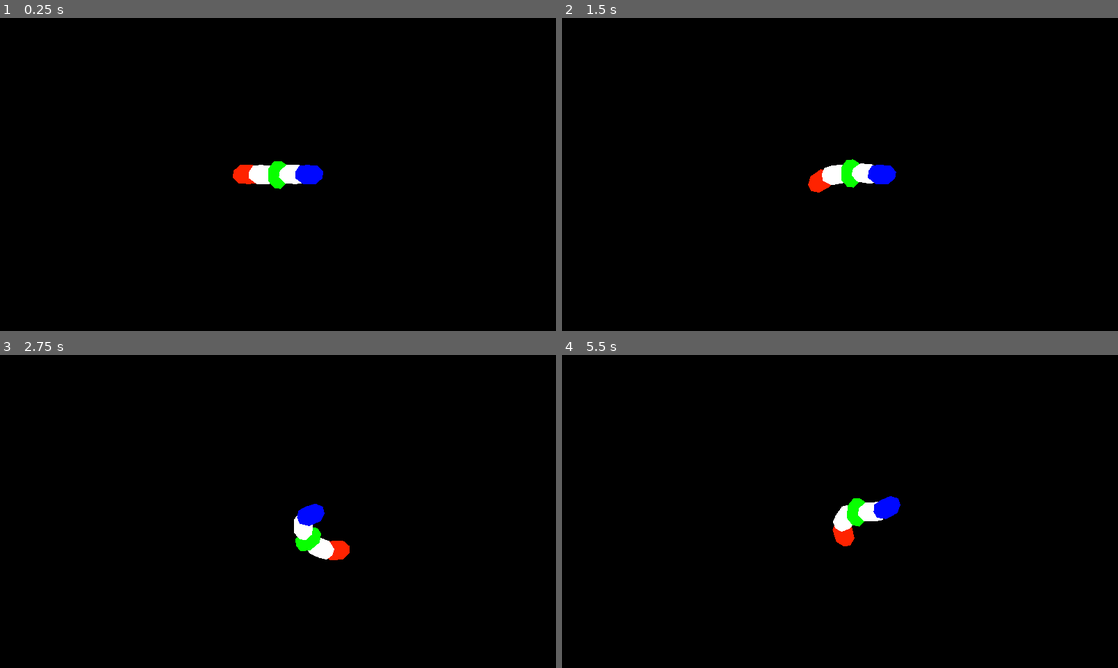
Above: before the commit, frames 1-4 (two rows, left to right).
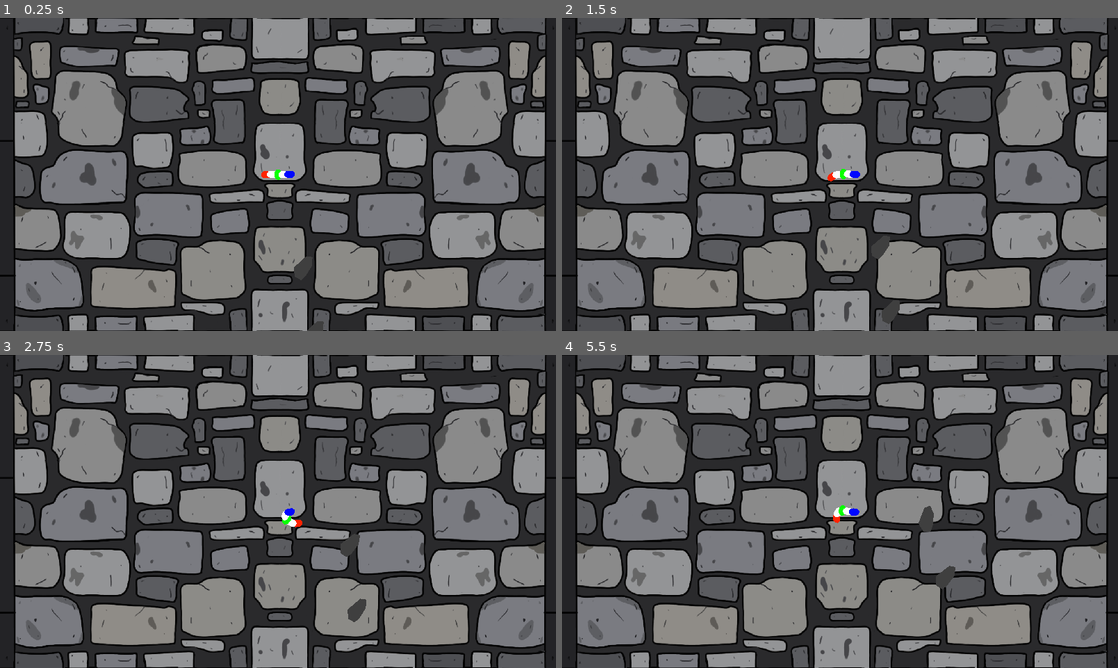
Above: after the commit, the same moments.

Repository: rmonthil-game-jams/global-game-jam-2024
Game: Godot game, scene res://modules/remi/game/game.tscn
Same seed, same stepped clock (60 frames per second), same inputs: the game is played once before the commit and once after it.
Inputs:
- Up to frame 1 (0.25 s): no input
- Up to frame 2 (1.5 s): tap Enter at 0.5 s; hold D 0.53-1.28 s; tap X at 0.6 s; tap C at 0.8, 1.35 s; hold S from 1.28 s (still down)
- Up to frame 3 (2.75 s): tap O at 1.55, 2.1 s; release S at 2.03 s; hold D from 2.03 s (still down); tap P at 2.3 s
- Up to frame 4 (5.5 s): release D at 2.78 s; hold W 2.78-3.53 s; tap P at 2.85, 5.3 s; tap X at 3.05, 3.6 s; hold A 3.53-5.03 s; tap C at 3.8, 4.35 s; tap O at 4.55, 5.1 s; hold S from 5.03 s (still down)

The runs differ from the first frame. In frame 1, 90% of the frame differs, in the area x 0-100%, y 0-100%; in frame 2, 90%; in frame 3, 90%; in frame 4, 90%.
Error before the commit: Attempt to call function 'start' in base 'null instance' on a null instance. (res://modules/remi/player/player_keyboard_left.gd:101)

Commit message:
it is time to sleep

Diff:
--- a/modules/remi/game/game.gd
+++ b/modules/remi/game/game.gd
@@ -1 +1,4 @@
 extends Node
+
+func _ready():
+	randomize()
--- a/modules/remi/game/game.tscn
+++ b/modules/remi/game/game.tscn
@@ -1,12 +1,21 @@
-[gd_scene load_steps=5 format=3 uid="uid://bfo0n2gerr7h2"]
+[gd_scene load_steps=8 format=3 uid="uid://bfo0n2gerr7h2"]
 
 [ext_resource type="Script" path="res://modules/remi/game/game.gd" id="1_uo4oq"]
+[ext_resource type="PackedScene" uid="uid://qnm1p2evqemy" path="res://modules/remi/walker/walk_path_spawner.tscn" id="2_mmp50"]
 [ext_resource type="PackedScene" uid="uid://ds80bewvipu15" path="res://modules/remi/player/player_keyboard_left.tscn" id="2_nkp6u"]
 [ext_resource type="PackedScene" uid="uid://b7friuadtnkwy" path="res://modules/remi/pigeon/pigeon.tscn" id="2_vruvg"]
 [ext_resource type="PackedScene" uid="uid://b6eqmsu57y3fm" path="res://modules/remi/player/player_keyboard_right.tscn" id="3_aaxfp"]
+[ext_resource type="PackedScene" uid="uid://q1vay7y3lhcb" path="res://modules/remi/walker_instances/basic/walk_path_basic.tscn" id="3_bewwp"]
+[ext_resource type="Texture2D" uid="uid://c6sqkrdec82wh" path="res://assets/background.png" id="6_mdnv1"]
 
 [node name="Game" type="Node"]
 script = ExtResource("1_uo4oq")
+
+[node name="Processes" type="Node" parent="."]
+
+[node name="WalkPathSpawner" parent="Processes" instance=ExtResource("2_mmp50")]
+world_path = NodePath("../../World")
+walker_scenes = Array[PackedScene]([ExtResource("3_bewwp")])
 
 [node name="Players" type="Node" parent="."]
 
@@ -16,6 +25,11 @@
 [node name="PlayerKeyboardRight" parent="Players" instance=ExtResource("3_aaxfp")]
 pigeon_path = NodePath("../../World/Pigeon")
 
+[node name="Back" type="Node2D" parent="."]
+
+[node name="Sprite2D" type="Sprite2D" parent="Back"]
+texture = ExtResource("6_mdnv1")
+
 [node name="World" type="Node2D" parent="."]
 
 [node name="Pigeon" parent="World" instance=ExtResource("2_vruvg")]
@@ -23,4 +37,4 @@
 [node name="Env" type="Node2D" parent="."]
 
 [node name="Camera2D" type="Camera2D" parent="Env"]
-zoom = Vector2(2, 2)
+zoom = Vector2(0.75, 0.75)
--- a/modules/remi/pigeon/pigeon.gd
+++ b/modules/remi/pigeon/pigeon.gd
@@ -1,4 +1,27 @@
 extends Node2D
+
+const REACTION_TIME: float = 0.25
+
+@onready var player_keyboard_left: Node = get_tree().root.get_node("Game/Players/PlayerKeyboardLeft")
+@onready var player_keyboard_right: Node = get_tree().root.get_node("Game/Players/PlayerKeyboardRight")
+
+var state_left: String = "idle"
+var state_right: String = "idle"
+
+func stun_left():
+	state_left = "stunned"
+	$TimerStunLeft.start()
+
+func stun_right():
+	state_right = "stunned"
+	$TimerStunRight.start()
+
+func die():
+	player_keyboard_left.queue_free()
+	player_keyboard_right.queue_free()
+	queue_free()
+
+# internal
 
 func _ready():
 	for a in get_children():
@@ -6,3 +29,28 @@
 			for b in get_children():
 				if b is RigidBody2D:
 					a.add_collision_exception_with(b)
+
+func _physics_process(delta: float):
+	$Body.apply_impulse(-$Body.mass * $Body.linear_velocity * delta / REACTION_TIME)
+
+# timer callbacks
+
+func _on_time_stun_left_timeout():
+	state_left = "idle"
+
+func _on_time_stun_right_timeout():
+	state_right = "idle"
+
+func _on_time_hit_right_cooldown_timeout():
+	state_right = "idle"
+
+func _on_time_hit_left_cooldown_timeout():
+	state_left = "idle"
+
+func _on_timer_hit_right_timeout():
+	state_right = "cooling"
+	$TimerHitRightCooldown.start()
+
+func _on_timer_hit_left_timeout():
+	state_left = "cooling"
+	$TimerHitLeftCooldown.start()
--- a/modules/remi/pigeon/pigeon.tscn
+++ b/modules/remi/pigeon/pigeon.tscn
@@ -14,6 +14,8 @@
 [node name="ForearmLeft" type="RigidBody2D" parent="."]
 position = Vector2(-32, 0)
 rotation = 1.5708
+collision_layer = 4
+collision_mask = 8
 
 [node name="CollisionShape2D" type="CollisionShape2D" parent="ForearmLeft"]
 shape = SubResource("CapsuleShape2D_kcqlp")
@@ -28,6 +30,8 @@
 [node name="ArmLeft" type="RigidBody2D" parent="."]
 position = Vector2(-16, 0)
 rotation = -1.5708
+collision_layer = 0
+collision_mask = 8
 
 [node name="CollisionShape2D" type="CollisionShape2D" parent="ArmLeft"]
 shape = SubResource("CapsuleShape2D_4p63o")
@@ -36,6 +40,8 @@
 polygon = PackedVector2Array(3, -14, 9, -10, 10, -2, 9, 9, 3, 15, -4, 14, -10, 7, -10, -6, -4, -14)
 
 [node name="Body" type="RigidBody2D" parent="."]
+collision_layer = 2
+collision_mask = 8
 
 [node name="CollisionShape2D" type="CollisionShape2D" parent="Body"]
 shape = SubResource("CapsuleShape2D_nttcv")
@@ -47,6 +53,8 @@
 [node name="ArmRight" type="RigidBody2D" parent="."]
 position = Vector2(16, 0)
 rotation = 1.5708
+collision_layer = 0
+collision_mask = 8
 
 [node name="CollisionShape2D" type="CollisionShape2D" parent="ArmRight"]
 shape = SubResource("CapsuleShape2D_4p63o")
@@ -57,6 +65,8 @@
 [node name="ForearmRight" type="RigidBody2D" parent="."]
 position = Vector2(32, 0)
 rotation = -1.5708
+collision_layer = 4
+collision_mask = 8
 
 [node name="CollisionShape2D" type="CollisionShape2D" parent="ForearmRight"]
 shape = SubResource("CapsuleShape2D_kcqlp")
@@ -87,3 +97,25 @@
 position = Vector2(24, 0)
 node_a = NodePath("../ArmRight")
 node_b = NodePath("../ForearmRight")
+
+[node name="TimerHitLeft" type="Timer" parent="."]
+
+[node name="TimerHitRight" type="Timer" parent="."]
+
+[node name="TimerHitLeftCooldown" type="Timer" parent="."]
+
+[node name="TimerHitRightCooldown" type="Timer" parent="."]
+one_shot = true
+
+[node name="TimerStunLeft" type="Timer" parent="."]
+one_shot = true
+
+[node name="TimerStunRight" type="Timer" parent="."]
+one_shot = true
+
+[connection signal="timeout" from="TimerHitLeft" to="." method="_on_timer_hit_left_timeout"]
+[connection signal="timeout" from="TimerHitRight" to="." method="_on_timer_hit_right_timeout"]
+[connection signal="timeout" from="TimerHitLeftCooldown" to="." method="_on_time_hit_left_cooldown_timeout"]
+[connection signal="timeout" from="TimerHitRightCooldown" to="." method="_on_time_hit_right_cooldown_timeout"]
+[connection signal="timeout" from="TimerStunLeft" to="." method="_on_time_stun_left_timeout"]
+[connection signal="timeout" from="TimerStunRight" to="." method="_on_time_stun_right_timeout"]
--- a/modules/remi/player/player_keyboard_left.gd
+++ b/modules/remi/player/player_keyboard_left.gd
@@ -5,21 +5,11 @@
 const TARGET_VELOCITY: float = 128.0
 const REACTION_TIME: float = 0.25
 
-# to set
-
 @export_node_path("Node2D") var pigeon_path: NodePath
-
-# external signals
-
-signal hold_pressed
-signal hold_released
-signal hit_pressed
-signal hit_released
 
 # internal
 
 var direction: Vector2 = Vector2.ZERO
-var state: StringName = "idle"
 
 var pigeon: Node2D
 var pigeon_body: RigidBody2D
@@ -58,26 +48,23 @@
 						direction.y -= 1.0
 				KEY_X:
 					if event.pressed:
-						if state == "idle":
-							hold_pressed.emit()
-							state = "holding"
+						if pigeon.state_left == "idle":
+							pigeon.state_left = "holding"
 							pigeon_forearm.freeze = true
 					else:
-						if state == "holding":
-							hold_released.emit()
-							state = "idle"
+						if pigeon.state_left == "holding":
+							pigeon.state_left = "idle"
 							pigeon_forearm.freeze = false
 				KEY_C:
 					if event.pressed:
-						if state == "idle":
-							hit_pressed.emit()
-							state = "hitting"
-							$TimerHit.start()
+						if pigeon.state_left == "idle":
+							pigeon.state_left = "hitting"
+							pigeon.get_node("TimerHitLeft").start()
 
 func _physics_process(delta: float):
 	if direction:
 		var impulse: Vector2 = _get_velocity_control_impulse(direction, delta)
-		match state:
+		match pigeon.state_left:
 			"idle":
 				pigeon_forearm.apply_impulse(impulse, pigeon_impulse_anchor.global_position - pigeon_forearm.global_position)
 				pigeon_body.apply_impulse(-0.5*impulse)
@@ -95,10 +82,3 @@
 
 func _get_velocity_control_impulse(direction: Vector2, delta: float) -> Vector2:
 	return pigeon_forearm.mass * (direction * TARGET_VELOCITY - pigeon_forearm.linear_velocity) * delta / REACTION_TIME
-
-func _on_timer_hit_timeout():
-	state = "cooling"
-	$TimerHitCooldown.start()
-
-func _on_time_hit_cooldown_timeout():
-	state = "idle"
--- a/modules/remi/player/player_keyboard_left.tscn
+++ b/modules/remi/player/player_keyboard_left.tscn
@@ -4,10 +4,3 @@
 
 [node name="PlayerKeyboardLeft" type="Node"]
 script = ExtResource("1_pjs8c")
-
-[node name="TimerHit" type="Timer" parent="."]
-
-[node name="TimeHitCooldown" type="Timer" parent="."]
-
-[connection signal="timeout" from="TimerHit" to="." method="_on_timer_hit_timeout"]
-[connection signal="timeout" from="TimeHitCooldown" to="." method="_on_time_hit_cooldown_timeout"]
--- a/modules/remi/player/player_keyboard_right.gd
+++ b/modules/remi/player/player_keyboard_right.gd
@@ -9,17 +9,9 @@
 
 @export_node_path("Node2D") var pigeon_path: NodePath
 
-# external signals
-
-signal hold_pressed
-signal hold_released
-signal hit_pressed
-signal hit_released
-
 # internal
 
 var direction: Vector2 = Vector2.ZERO
-var state: StringName = "idle"
 
 var pigeon: Node2D
 var pigeon_body: RigidBody2D
@@ -58,26 +50,23 @@
 						direction.y -= 1.0
 				KEY_O:
 					if event.pressed:
-						if state == "idle":
-							hold_pressed.emit()
-							state = "holding"
+						if pigeon.state_right == "idle":
+							pigeon.state_right = "holding"
 							pigeon_forearm.freeze = true
 					else:
-						if state == "holding":
-							hold_released.emit()
-							state = "idle"
+						if pigeon.state_right == "holding":
+							pigeon.state_right = "idle"
 							pigeon_forearm.freeze = false
 				KEY_P:
 					if event.pressed:
-						if state == "idle":
-							hit_pressed.emit()
-							state = "hitting"
-							$TimerHit.start()
+						if pigeon.state_right == "idle":
+							pigeon.state_right = "hitting"
+							pigeon.get_node("TimerHitRight").start()
 
 func _physics_process(delta: float):
 	if direction:
 		var impulse: Vector2 = _get_velocity_control_impulse(direction, delta)
-		match state:
+		match pigeon.state_right:
 			"idle":
 				pigeon_forearm.apply_impulse(impulse, pigeon_impulse_anchor.global_position - pigeon_forearm.global_position)
 				pigeon_body.apply_impulse(-0.5*impulse)
@@ -88,17 +77,10 @@
 				pigeon_forearm.apply_impulse(impulse, pigeon_impulse_anchor.global_position - pigeon_forearm.global_position)
 				pigeon_body.apply_impulse(-0.5*impulse)
 			"holding":
-				pigeon_body.apply_impulse(-0.5*impulse)
+				pigeon_body.apply_impulse(-impulse)
 	else:
 		var impulse: Vector2 = _get_velocity_control_impulse(Vector2.ZERO, delta)
 		pigeon_forearm.apply_impulse(0.5 * impulse)
 
 func _get_velocity_control_impulse(direction: Vector2, delta: float) -> Vector2:
 	return pigeon_forearm.mass * (direction * TARGET_VELOCITY - pigeon_forearm.linear_velocity) * delta / REACTION_TIME
-
-func _on_timer_hit_timeout():
-	state = "cooling"
-	$TimerHitCooldown.start()
-
-func _on_time_hit_cooldown_timeout():
-	state = "idle"
--- /dev/null
+++ b/modules/remi/walker/foot.gd
@@ -0,0 +1,33 @@
+extends Node2D
+
+func _ready():
+	# TODO: WEAK POINTS
+	pass
+
+func start_step():
+	# activating FootShadow
+	$FootShadow.show()
+	# deactivating FootBody
+	$FootBody.process_mode = Node.PROCESS_MODE_DISABLED
+	$FootBody.hide()
+
+func end_step():
+	# check if pigeon is inside
+	var overlapping_bodies: Array = $FootShadow.get_overlapping_bodies()
+	if overlapping_bodies.is_empty():
+		# deactivating FootShadow
+		$FootShadow.hide()
+		# activating FootBody
+		$FootBody.show()
+		$FootBody.process_mode = Node.PROCESS_MODE_INHERIT
+	else:
+		for body in overlapping_bodies:
+			match body.name:
+				"ForearmLeft":
+					body.get_parent().stun_left()
+				"ForearmRight":
+					body.get_parent().stun_right()
+				"Body":
+					body.get_parent().die()
+				_:
+					push_error("body name not recognised")
--- /dev/null
+++ b/modules/remi/walker/foot.tscn
@@ -0,0 +1,27 @@
+[gd_scene load_steps=4 format=3 uid="uid://bo5es8oypmu38"]
+
+[ext_resource type="Script" path="res://modules/remi/walker/foot.gd" id="1_r6ydk"]
+[ext_resource type="PackedScene" uid="uid://bjhvvs1wqhrd8" path="res://modules/remi/walker/foot_shadow.tscn" id="2_6smw6"]
+[ext_resource type="PackedScene" uid="uid://bmg6ks0msnwjj" path="res://modules/remi/walker/foot_body.tscn" id="3_esohx"]
+
+[node name="Foot" type="Node2D"]
+script = ExtResource("1_r6ydk")
+
+[node name="FootShadow" parent="." instance=ExtResource("2_6smw6")]
+collision_layer = 16
+collision_mask = 2
+
+[node name="Polygon2D" type="Polygon2D" parent="FootShadow"]
+color = Color(0.25, 0.25, 0.25, 1)
+polygon = PackedVector2Array(-11.7298, 14.1567, -14.5923, -5.66267, 4.91592, -22.5573, 50.0306, -12.7254, 58.4935, 2.55132, 37.6163, 15.5568, 4.66702, 17.6414)
+
+[node name="WeakPoints" type="Node2D" parent="FootShadow"]
+
+[node name="FootBody" parent="." instance=ExtResource("3_esohx")]
+collision_layer = 8
+collision_mask = 6
+
+[node name="Polygon2D" type="Polygon2D" parent="FootBody"]
+polygon = PackedVector2Array(-11.7298, 14.1567, -14.5923, -5.66267, 4.91592, -22.5573, 50.0306, -12.7254, 58.4935, 2.55132, 37.6163, 15.5568, 4.66702, 17.6414)
+
+[node name="WeakPoints" type="Node2D" parent="FootBody"]
--- /dev/null
+++ b/modules/remi/walker/foot_body.gd
@@ -0,0 +1,11 @@
+extends StaticBody2D
+
+
+# Called when the node enters the scene tree for the first time.
+func _ready():
+	pass # Replace with function body.
+
+
+# Called every frame. 'delta' is the elapsed time since the previous frame.
+func _process(delta):
+	pass
--- /dev/null
+++ b/modules/remi/walker/foot_body.tscn
@@ -0,0 +1,6 @@
+[gd_scene load_steps=2 format=3 uid="uid://bmg6ks0msnwjj"]
+
+[ext_resource type="Script" path="res://modules/remi/walker/foot_body.gd" id="1_rfo4b"]
+
+[node name="FootBody" type="StaticBody2D"]
+script = ExtResource("1_rfo4b")
--- /dev/null
+++ b/modules/remi/walker/foot_body_weak_point.gd
@@ -0,0 +1,11 @@
+extends Area2D
+
+
+# Called when the node enters the scene tree for the first time.
+func _ready():
+	pass # Replace with function body.
+
+
+# Called every frame. 'delta' is the elapsed time since the previous frame.
+func _process(delta):
+	pass
--- /dev/null
+++ b/modules/remi/walker/foot_body_weak_point.tscn
@@ -0,0 +1,6 @@
+[gd_scene load_steps=2 format=3 uid="uid://b78oxskvwpb5c"]
+
+[ext_resource type="Script" path="res://modules/remi/walker/foot_body_weak_point.gd" id="1_xj1e1"]
+
+[node name="FootWeakPoint" type="Area2D"]
+script = ExtResource("1_xj1e1")
--- /dev/null
+++ b/modules/remi/walker/foot_shadow.gd
@@ -0,0 +1 @@
+extends Area2D
--- /dev/null
+++ b/modules/remi/walker/foot_shadow.tscn
@@ -0,0 +1,6 @@
+[gd_scene load_steps=2 format=3 uid="uid://bjhvvs1wqhrd8"]
+
+[ext_resource type="Script" path="res://modules/remi/walker/foot_shadow.gd" id="1_ny2h2"]
+
+[node name="FootShadow" type="Area2D"]
+script = ExtResource("1_ny2h2")
--- /dev/null
+++ b/modules/remi/walker/foot_shadow_weak_point.gd
@@ -0,0 +1,11 @@
+extends Area2D
+
+
+# Called when the node enters the scene tree for the first time.
+func _ready():
+	pass # Replace with function body.
+
+
+# Called every frame. 'delta' is the elapsed time since the previous frame.
+func _process(delta):
+	pass
--- /dev/null
+++ b/modules/remi/walker/foot_shadow_weak_point.tscn
@@ -0,0 +1,6 @@
+[gd_scene load_steps=2 format=3 uid="uid://dlw3agd05u32h"]
+
+[ext_resource type="Script" path="res://modules/remi/walker/foot_shadow.gd" id="1_usq3g"]
+
+[node name="Shadow" type="Area2D"]
+script = ExtResource("1_usq3g")
--- /dev/null
+++ b/modules/remi/walker/walk_path.gd
@@ -0,0 +1,42 @@
+extends Node2D
+
+# parameters
+
+@export var LENGTH_INTERVAL: float
+@export var TIME_INTERVAL: float
+
+@onready var is_left_first: bool = randf_range(0.0, 1.0) <= 0.5
+
+func _ready():
+	if is_left_first:
+		$Path2D/PathFollow2DLeft.progress += 0.5 * LENGTH_INTERVAL
+	else:
+		$Path2D/PathFollow2DRight.progress += 0.5 * LENGTH_INTERVAL
+	# start to walk
+	_walk.call_deferred()
+
+func _walk():
+	while($Path2D/PathFollow2DLeft.progress_ratio < 1.0 and $Path2D/PathFollow2DRight.progress_ratio < 1.0):
+		var tween: Tween
+		if is_left_first:
+			tween = create_tween()
+			tween.tween_callback($Path2D/PathFollow2DRight.get_child(0).start_step)
+			tween.tween_property($Path2D/PathFollow2DRight, "progress", $Path2D/PathFollow2DRight.progress + LENGTH_INTERVAL, TIME_INTERVAL).set_ease(Tween.EASE_IN_OUT).set_trans(Tween.TRANS_QUAD)
+			tween.tween_callback($Path2D/PathFollow2DRight.get_child(0).end_step)
+			tween = create_tween()
+			tween.tween_callback($Path2D/PathFollow2DLeft.get_child(0).start_step)
+			tween.tween_property($Path2D/PathFollow2DLeft, "progress", $Path2D/PathFollow2DLeft.progress + LENGTH_INTERVAL, TIME_INTERVAL).set_ease(Tween.EASE_IN_OUT).set_trans(Tween.TRANS_QUAD)
+			tween.tween_callback($Path2D/PathFollow2DLeft.get_child(0).end_step)
+			await tween.finished
+		else:
+			tween = create_tween()
+			tween.tween_callback($Path2D/PathFollow2DLeft.get_child(0).start_step)
+			tween.tween_property($Path2D/PathFollow2DLeft, "progress", $Path2D/PathFollow2DLeft.progress + LENGTH_INTERVAL, TIME_INTERVAL).set_ease(Tween.EASE_IN_OUT).set_trans(Tween.TRANS_QUAD)
+			tween.tween_callback($Path2D/PathFollow2DLeft.get_child(0).end_step)
+			await tween.finished
+			tween = create_tween()
+			tween.tween_callback($Path2D/PathFollow2DRight.get_child(0).start_step)
+			tween.tween_property($Path2D/PathFollow2DRight, "progress", $Path2D/PathFollow2DRight.progress + LENGTH_INTERVAL, TIME_INTERVAL).set_ease(Tween.EASE_IN_OUT).set_trans(Tween.TRANS_QUAD)
+			tween.tween_callback($Path2D/PathFollow2DRight.get_child(0).end_step)
+			await tween.finished
+	queue_free()
--- /dev/null
+++ b/modules/remi/walker/walk_path.tscn
@@ -0,0 +1,32 @@
+[gd_scene load_steps=3 format=3 uid="uid://d0jbi2nl0tj8w"]
+
+[ext_resource type="Script" path="res://modules/remi/walker/walk_path.gd" id="1_7m72w"]
+
+[sub_resource type="Curve2D" id="Curve2D_4qr7t"]
+resource_local_to_scene = true
+_data = {
+"points": PackedVector2Array(0, 0, 0, 0, 36, 291, -99.9322, 106.898, 99.9322, -106.898, 84, 105, 210, 240, -210, -240, 134, -262, -246, -284, 246, 284, -204, 358)
+}
+point_count = 4
+
+[node name="WalkPath" type="Node2D"]
+script = ExtResource("1_7m72w")
+LENGTH_INTERVAL = 256.0
+TIME_INTERVAL = 1.0
+
+[node name="Path2D" type="Path2D" parent="."]
+curve = SubResource("Curve2D_4qr7t")
+
+[node name="PathFollow2DLeft" type="PathFollow2D" parent="Path2D"]
+position = Vector2(-25.9697, 275.008)
+rotation = -1.31824
+v_offset = -64.0
+loop = false
+
+[node name="PathFollow2DRight" type="PathFollow2D" parent="Path2D"]
+position = Vector2(97.9697, 306.992)
+rotation = -1.31824
+v_offset = 64.0
+loop = false
+
+[node name="Camera2D" type="Camera2D" parent="."]
--- /dev/null
+++ b/modules/remi/walker/walk_path_spawner.gd
@@ -0,0 +1,10 @@
+extends Node
+
+@export_node_path("Node2D") var world_path: NodePath
+@export var walker_scenes: Array[PackedScene]
+
+func _ready():
+	_on_timer_timeout()
+
+func _on_timer_timeout():
+	get_node(world_path).add_child(walker_scenes.pick_random().instantiate())
--- /dev/null
+++ b/modules/remi/walker/walk_path_spawner.tscn
@@ -0,0 +1,12 @@
+[gd_scene load_steps=2 format=3 uid="uid://qnm1p2evqemy"]
+
+[ext_resource type="Script" path="res://modules/remi/walker/walk_path_spawner.gd" id="1_yx3qp"]
+
+[node name="WalkPathSpawner" type="Node"]
+script = ExtResource("1_yx3qp")
+
+[node name="Timer" type="Timer" parent="."]
+wait_time = 16.0
+autostart = true
+
+[connection signal="timeout" from="Timer" to="." method="_on_timer_timeout"]
--- /dev/null
+++ b/modules/remi/walker_instances/basic/foot_basic.tscn
@@ -0,0 +1,14 @@
+[gd_scene load_steps=2 format=3 uid="uid://cwwacayr62ogp"]
+
+[ext_resource type="PackedScene" uid="uid://bo5es8oypmu38" path="res://modules/remi/walker/foot.tscn" id="1_x7j0s"]
+
+[node name="FootBasic" instance=ExtResource("1_x7j0s")]
+
+[node name="FootShadow" parent="." index="0"]
+collision_mask = 6
+
+[node name="CollisionPolygon2D" type="CollisionPolygon2D" parent="FootShadow" index="2"]
+polygon = PackedVector2Array(38, 15, 58, 2, 50, -13, 5, -22, -15, -6, -13, 13, 6, 18)
+
+[node name="CollisionPolygon2D" type="CollisionPolygon2D" parent="FootBody" index="2"]
+polygon = PackedVector2Array(38, 15, 58, 2, 50, -13, 5, -22, -15, -6, -13, 13, 6, 18)
--- /dev/null
+++ b/modules/remi/walker_instances/basic/walk_path_basic.tscn
@@ -0,0 +1,30 @@
+[gd_scene load_steps=4 format=3 uid="uid://q1vay7y3lhcb"]
+
+[ext_resource type="PackedScene" uid="uid://d0jbi2nl0tj8w" path="res://modules/remi/walker/walk_path.tscn" id="1_36l0k"]
+[ext_resource type="PackedScene" uid="uid://cwwacayr62ogp" path="res://modules/remi/walker_instances/basic/foot_basic.tscn" id="2_t854a"]
+
+[sub_resource type="Curve2D" id="Curve2D_1dm2y"]
+resource_local_to_scene = true
+_data = {
+"points": PackedVector2Array(0, 0, 0, 0, 26, 466, -99.9322, 106.898, 99.9322, -106.898, 258, 160, 170.357, 65.3833, -170.357, -65.3833, 47, -127, 76.1952, -131.754, -76.1952, 131.754, -127, 137, -246, -284, 246, 284, -172, 455)
+}
+point_count = 5
+
+[node name="WalkPathBasic" instance=ExtResource("1_36l0k")]
+TIME_INTERVAL = 4.0
+
+[node name="Path2D" parent="." index="0"]
+position = Vector2(11, -48)
+curve = SubResource("Curve2D_1dm2y")
+
+[node name="PathFollow2DLeft" parent="Path2D" index="0"]
+position = Vector2(-24.9993, 427.334)
+rotation = -0.922087
+
+[node name="FootBasic" parent="Path2D/PathFollow2DLeft" index="0" instance=ExtResource("2_t854a")]
+
+[node name="PathFollow2DRight" parent="Path2D" index="1"]
+position = Vector2(76.9993, 504.666)
+rotation = -0.922087
+
+[node name="FootBasic" parent="Path2D/PathFollow2DRight" index="0" instance=ExtResource("2_t854a")]
--- a/project.godot
+++ b/project.godot
@@ -10,7 +10,7 @@
 
 [application]
 
-config/name="Endless Jam 2023"
+config/name="Global Game Jam 2024"
 run/main_scene="res://modules/remi/game/game.tscn"
 config/features=PackedStringArray("4.2", "GL Compatibility")
 config/icon="res://icon.svg"
@@ -27,9 +27,13 @@
 
 [layer_names]
 
-2d_physics/layer_1="reaction"
-2d_physics/layer_2="body"
-2d_physics/layer_3="move"
+2d_physics/layer_1="world"
+2d_physics/layer_2="pigeon_body"
+2d_physics/layer_3="pigeon_forearm"
+2d_physics/layer_4="foot_body"
+2d_physics/layer_5="foot_shadow"
+2d_physics/layer_6="foot_body_weak_point"
+2d_physics/layer_7="foot_shadow_weak_point"
 
 [physics]
 
Binary file added: assets/background.png
Not shown, added: assets/background.png.import
